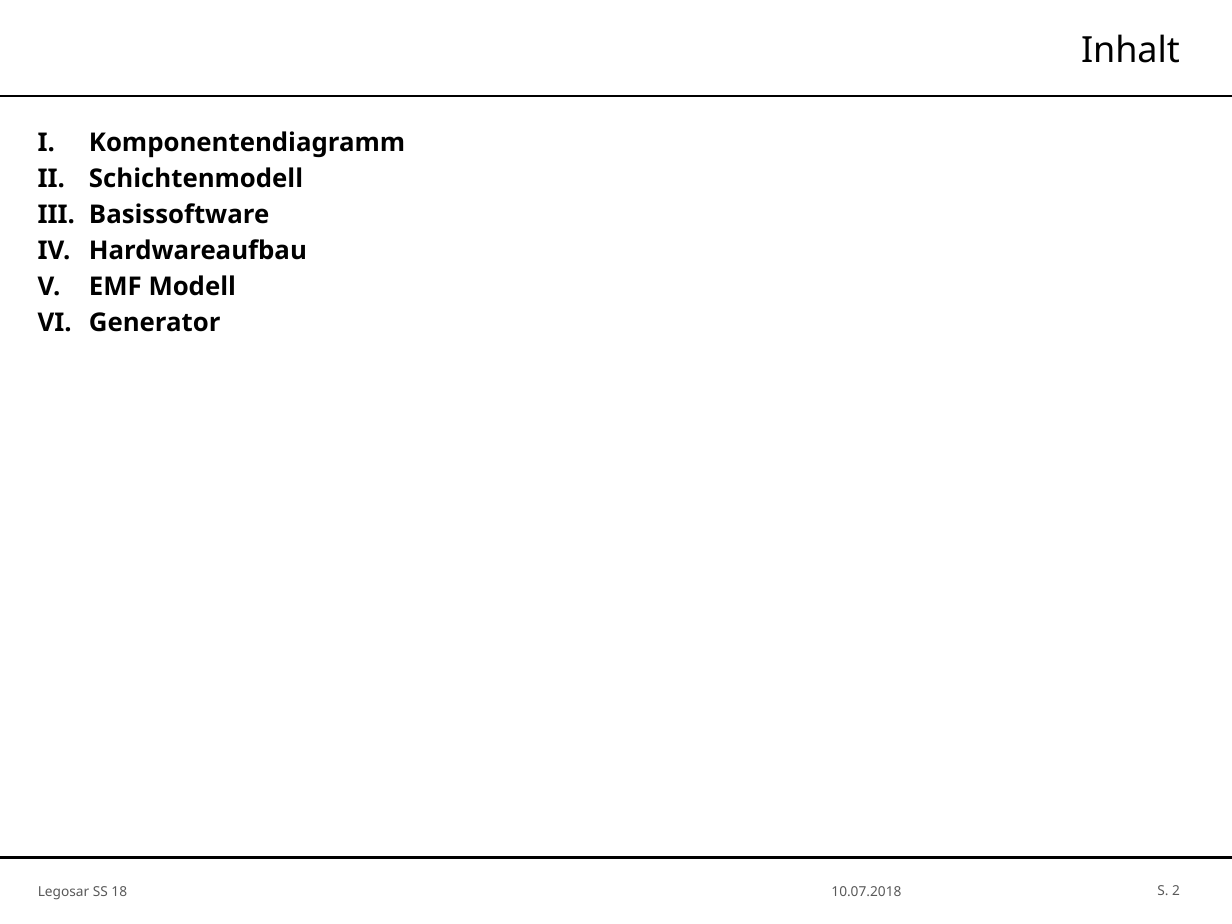
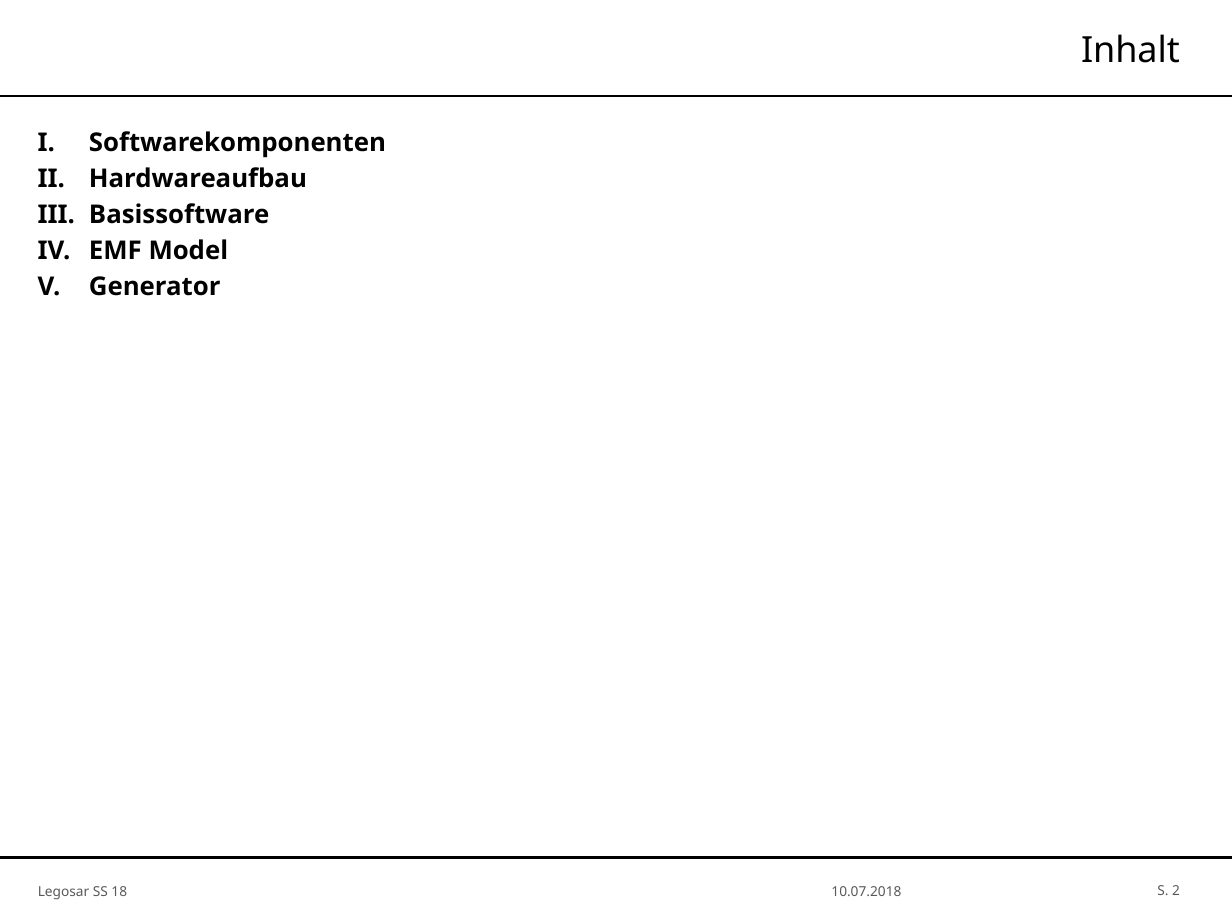
Before and after one commit to SimH1993/OTHR_AUTOSARSS18, a slide deck: slide 2 of Präsentation/Legosar_Master.pptx. Drawn at 1232x924 pixels with LibreOffice and Linux fonts; fonts in the diff are those of the drawing; background and template pictures are left out. Boxes give left, top, right and bottom in pixels: in the first picture for what was removed or moved away, otherwise in the second. Text is boxed around its words. In the diff, an @@ line names an element or a change of style, - is before the commit and + after.

```diff
--- a/Präsentation/Legosar_Master.pptx
+++ b/Präsentation/Legosar_Master.pptx
@@ text at (89,131,386,188): text changed @@
-I. Komponentendiagramm
-II. Schichtenmodell
+I. Softwarekomponenten
+II. Hardwareaufbau
@@ text at (89,239,229,260): text changed @@
-IV. Hardwareaufbau
-V. EMF Modell
+IV. EMF Model
```
Also in this commit, not shown: 1 other slide changed, 26 slides added.
